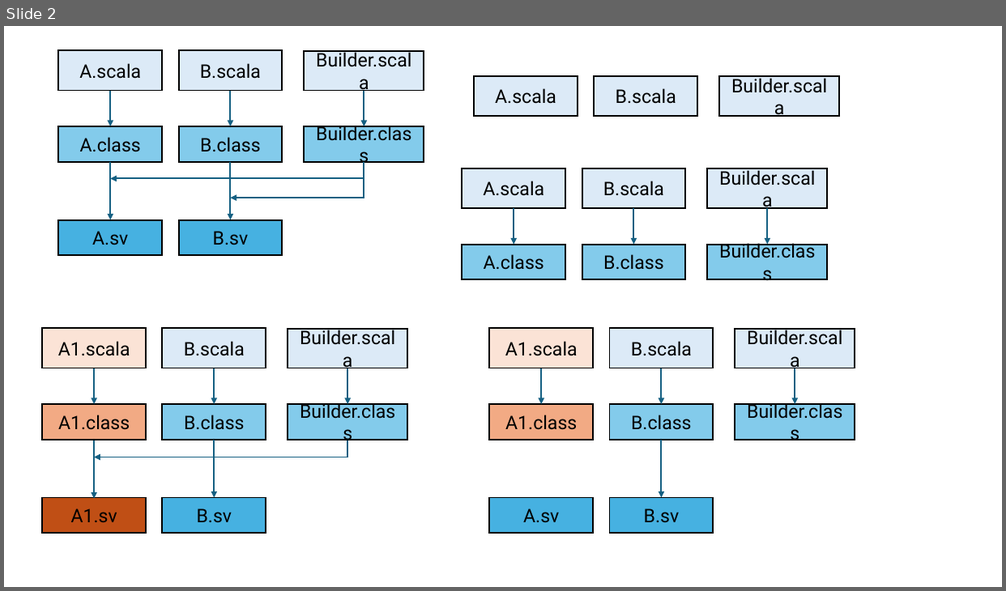
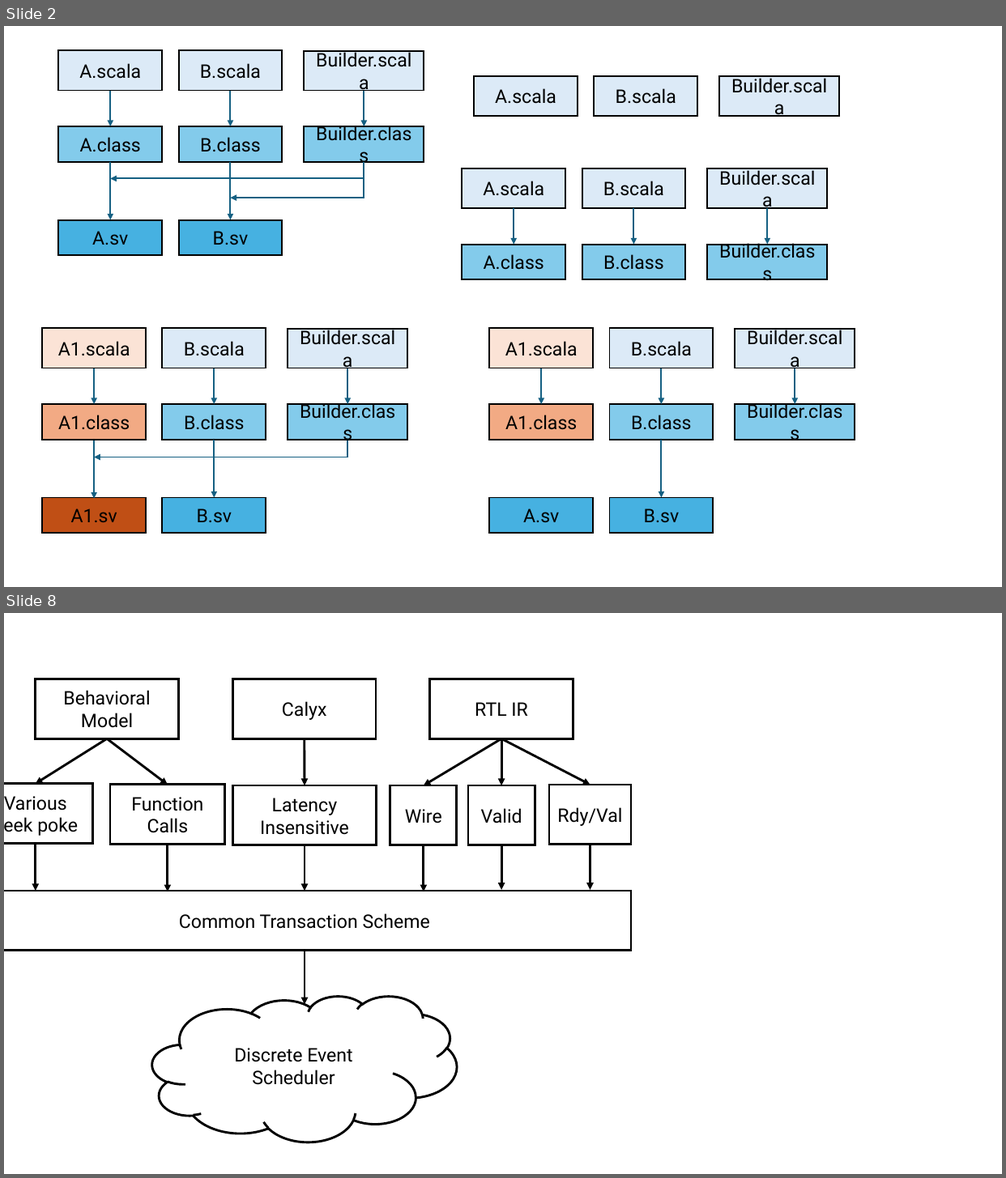
Before and after one commit to vighneshiyer/vighneshiyer.github.io, a slide deck: figs/latte24/figs.pptx. Shown one above the other, each under a label of ours: slide 2 before the commit, slides 2 and 8 after it; the slides between them are not shown. The pictures are 1006x591 and 1006x1178 pixels, drawn with LibreOffice and Linux fonts; fonts in the diff are those of the drawing. Boxes give left, top, right and bottom in pixels: in the first picture for what was removed or moved away, otherwise in the second. Text is boxed around its words. In the diff, an @@ line names an element or a change of style, - is before the commit and + after.

```diff
--- a/figs/latte24/figs.pptx
+++ b/figs/latte24/figs.pptx
@@ slide 8 added at box(4, 613, 1002, 1174), background #FFFFFF @@
@@ group added at box(4, 679, 632, 1142): 13 arrows, 10 rectangles, 1 cloud @@
+Discrete Event
+Scheduler
+RTL IR
+Calyx
+Behavioral
+Model
+Common Transaction Scheme
+Latency
+Insensitive
+Wire
+Valid
+Rdy/Val
+Various peek poke
+Function Calls
```
Also in this commit, not shown: 8 other slides added, 47 other files.
